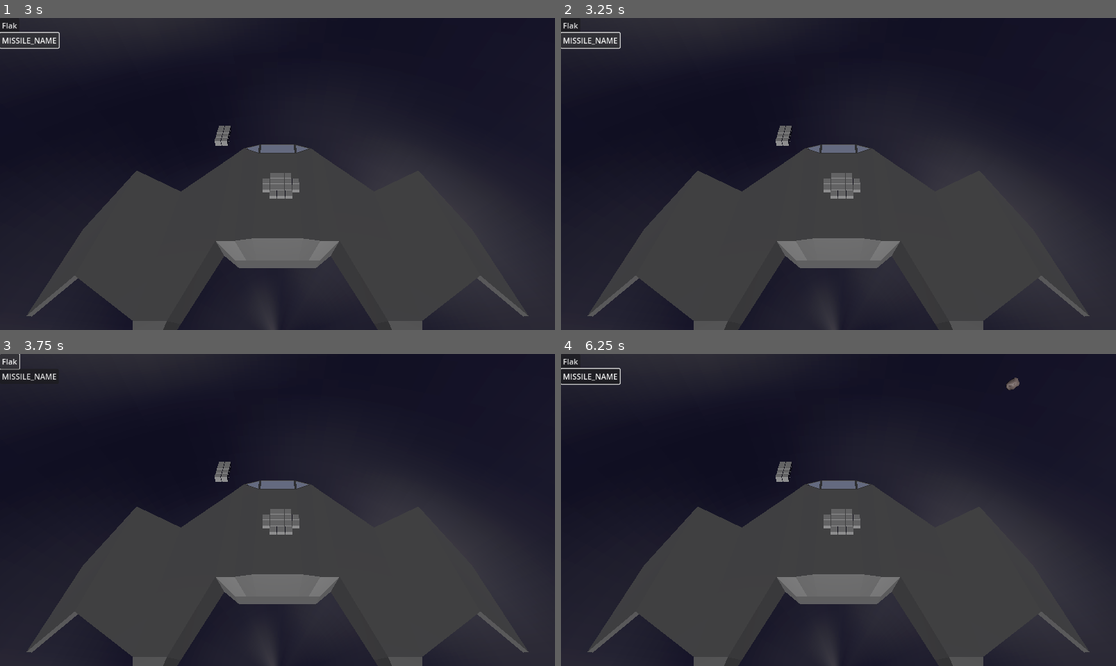
Above: before the commit, frames 1-4 (two rows, left to right).
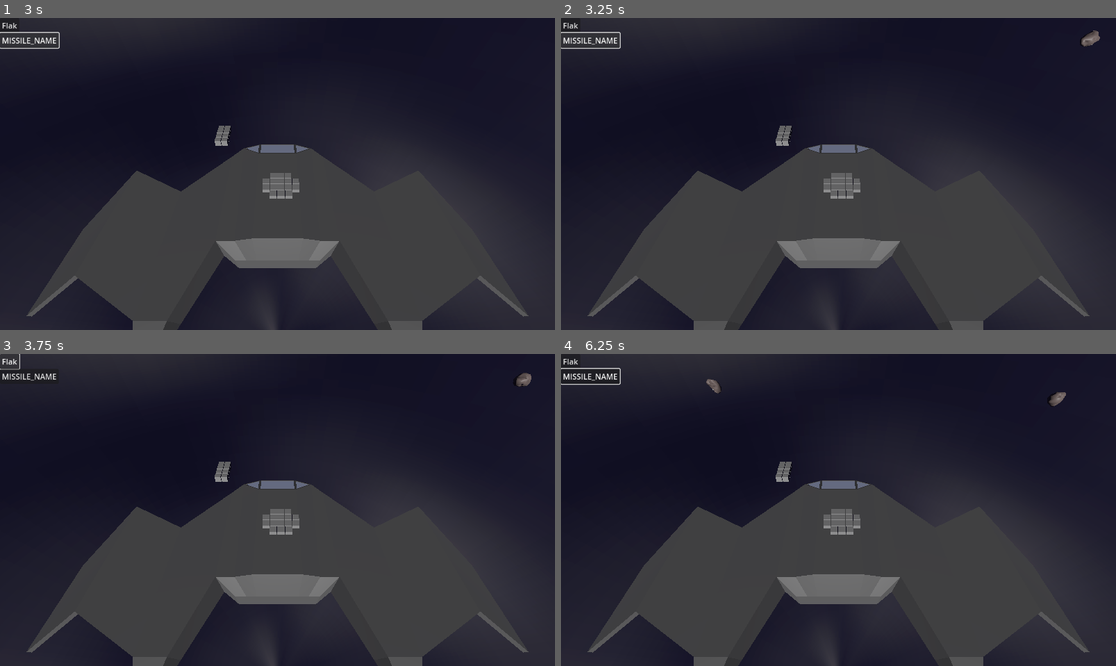
Above: after the commit, the same moments.

Repository: Xwilarg/LudumDare54
Game: Godot game, scene res://Scenes/Main.tscn
The game is run twice, just before and just after one commit, with the same random seed, the same clock (stepped at 60 frames per second) and the same inputs.
Inputs (mouse positions are in pixels of both pictures, inside the frame that each line leads up to):
- Up to frame 1 (3 s): click "Flak" at 0.5 s; click "MISSILE_NAME" at 1.25 s; click "Flak" at 2 s; click "MISSILE_NAME" at 2.75 s
- Up to frame 2 (3.25 s): no input
- Up to frame 3 (3.75 s): click "Flak" at 3.5 s
- Up to frame 4 (6.25 s): click "MISSILE_NAME" at 4.25 s; move the mouse to (960, 494) at 5.02 s; click (960, 494) at 5.17 s; tap Enter at 5.75 s; move the mouse to (727, 525) at 5.77 s; click (727, 525) at 5.92 s

Frame 1 is identical in both runs. In frame 2, 0.1% of the frame differs, in the area x 93-98%, y 4-10%; in frame 3, 0.1%; in frame 4, 0.2%, in the area x 26-91%, y 7-17%.
Error in both runs: Invalid access to property or key 'energyCost' on a base object of type 'String'. (res://Scripts/Deck/Card.gd:7)

Commit message:
Add type to asteroids

Diff:
--- a/Scripts/Asteroid.gd
+++ b/Scripts/Asteroid.gd
@@ -7,6 +7,7 @@
 var move_speed: float = 100
 var rotation_speed: float = PI
 var parent
+var type: String
 
 func _ready():
 	$RigidBody3D.max_contacts_reported = 2;
--- a/Scripts/AsteroidManager.gd
+++ b/Scripts/AsteroidManager.gd
@@ -4,13 +4,13 @@
 
 const _prefab_spawner = preload("res://Scenes/AsteroidSpawner.tscn")
 var _default_spawns = []
+var asteroid_types = ["red", "green", "blue"]
 
 const _additional_spawners_timer = 10
 @onready var spawners: Array = []
 
 @export var spaceship: Spaceship
-
-@export var _editor_spawns:Array = []
+@export var _editor_spawns: Array = []
 
 func _ready():
 	_get_spawners();
@@ -38,6 +38,7 @@
 
 	spawner.set_spawn_position(position)
 	spawner.set_target(spaceship.position)
+	spawner.asteroid_type = asteroid_types[GameManager.rng.randi_range(0, len(asteroid_types) - 1)]
 
 	spawners.append(spawner)
 
--- a/Scripts/AsteroidSpawner.gd
+++ b/Scripts/AsteroidSpawner.gd
@@ -7,6 +7,7 @@
 const _spawn_position_noise: int = 10
 @onready var spawn_timer: float = 5
 @onready var spawn_random_timer: float = 2
+var asteroid_type: String
 
 var target: Vector3
 
@@ -42,6 +43,7 @@
 
 	asteroid.position = asteroid_position
 	asteroid.parent = self
+	asteroid.type = asteroid_type
 
 	asteroid.set_target(target)
 
